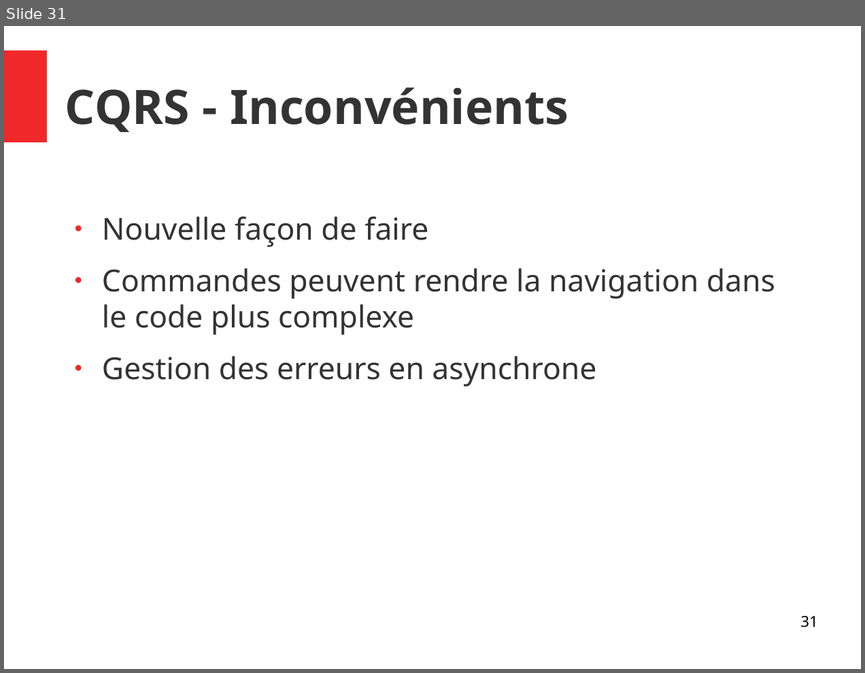
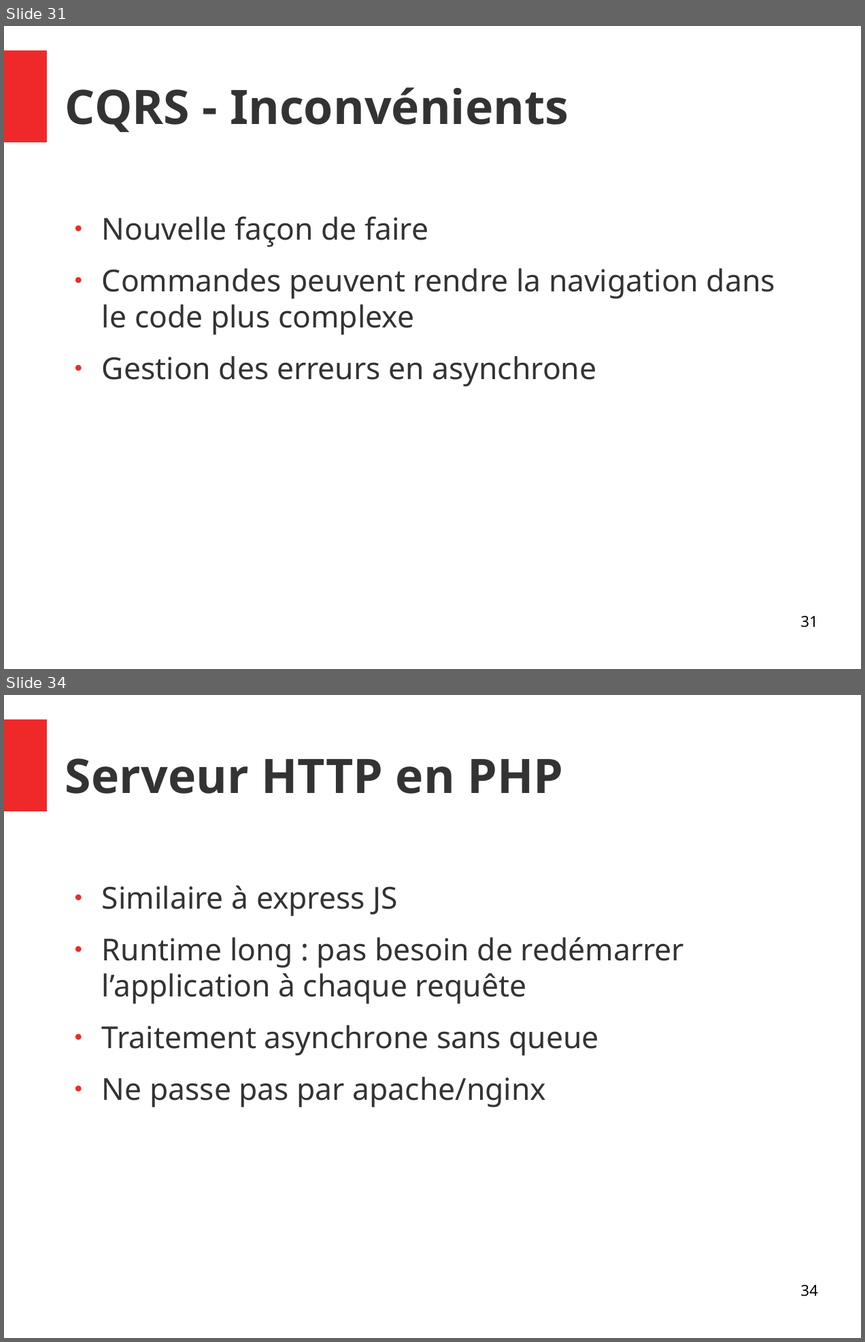
Before and after one commit to vincent4vx/mvp-poc, a slide deck: retrospective.odp. Shown one above the other, each under a label of ours: slide 31 before the commit, slides 31 and 34 after it; the slides between them are not shown. The pictures are 865x673 and 865x1342 pixels, drawn with LibreOffice and Linux fonts; fonts in the diff are those of the drawing. Boxes give left, top, right and bottom in pixels: in the first picture for what was removed or moved away, otherwise in the second. Text is boxed around its words. In the diff, an @@ line names an element or a change of style, - is before the commit and + after.

```diff
--- a/retrospective.odp
+++ b/retrospective.odp
@@ slide 34 added at (x1=4, y1=695, x2=861, y2=1338), background #FFFFFF; not listed: 1 template element that a slide beside it also shows @@
@@ title added at (x1=65, y1=758, x2=563, y2=794), 44 pt, text #333333, bold @@
+Serveur HTTP en PHP
@@ text added at (x1=102, y1=885, x2=684, y2=1107), 28 pt, text #333333 @@
+● Similaire à express JS
+● Runtime long : pas besoin de redémarrer l’application à chaque requête
+● Traitement asynchrone sans queue
+● Ne passe pas par apache/nginx
@@ page number added at (x1=800, y1=1285, x2=817, y2=1296), 14 pt, text #000000 @@
+34
```
Also in this commit, not shown: 1 slide changed, 7 other slides added, 11 other files.
